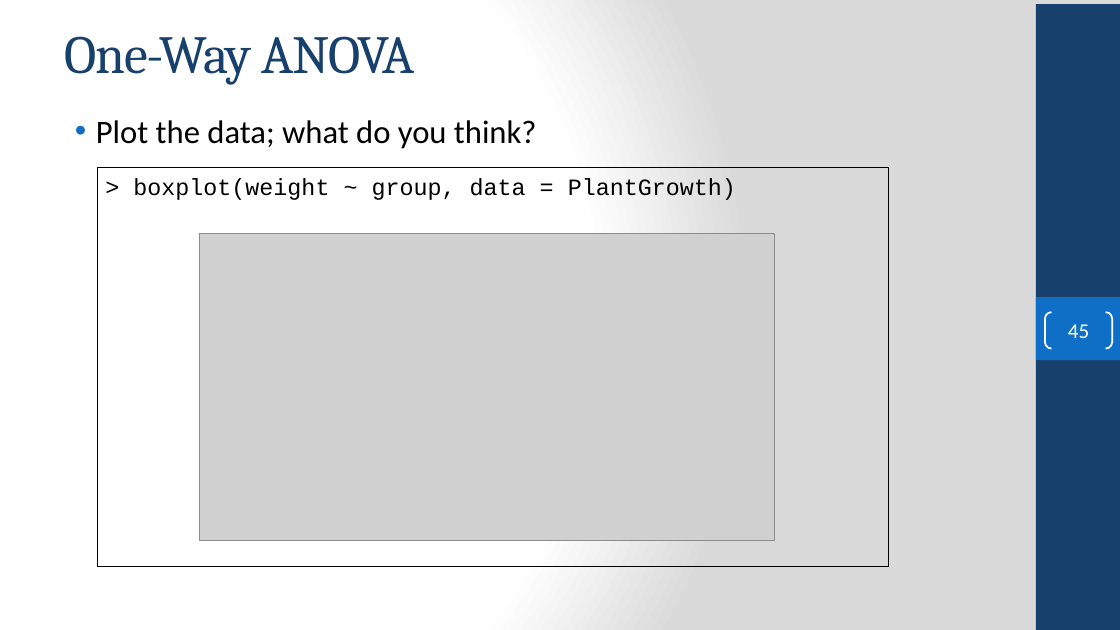
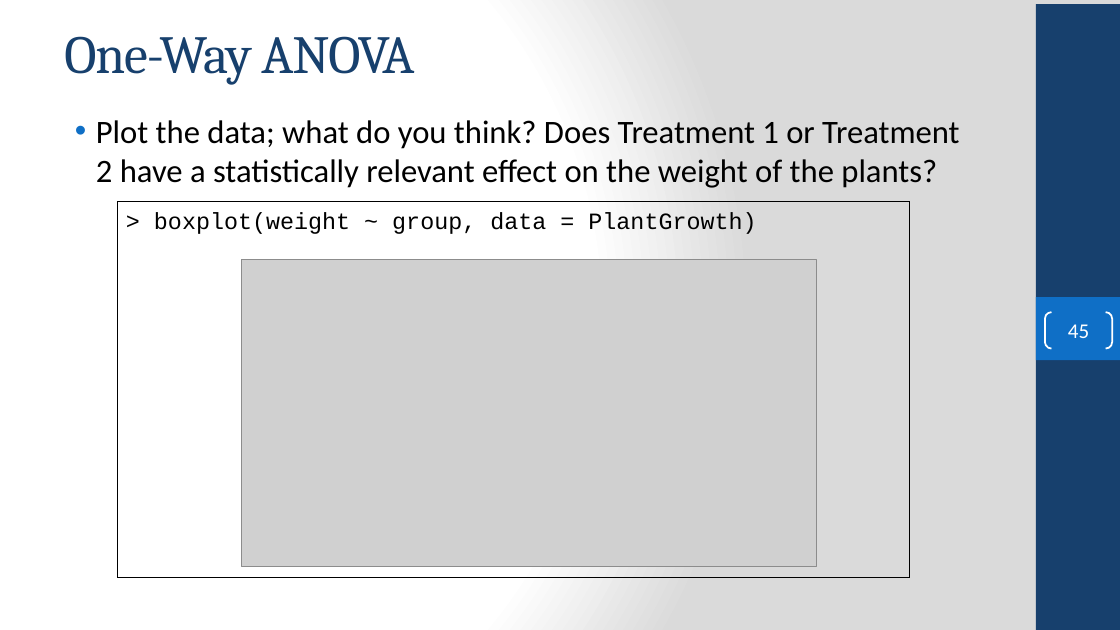
Before and after one commit to FSCJ-COP2073C/cop2073c-FullContent, a slide deck: slide 45 of slides/COP2073C-Module8.pptx. Drawn at 1120x630 pixels with LibreOffice and Linux fonts; fonts in the diff are those of the drawing; grey boxes stand for pictures; background and template pictures are left out. Boxes give left, top, right and bottom in pixels: in the first picture for what was removed or moved away, otherwise in the second. Text is boxed around its words. In the diff, an @@ line names an element or a change of style, - is before the commit and + after.

```diff
--- a/slides/COP2073C-Module8.pptx
+++ b/slides/COP2073C-Module8.pptx
@@ text at (x1=96, y1=120, x2=959, y2=188): text changed @@
-• Plot the data; what do you think?
+• Plot the data; what do you think? Does Treatment 1 or Treatment 2 have a statistically relevant effect on the weight of the plants?
@@ rectangle "> boxplot(weight ~ group, data ..." resized from (x1=97, y1=168, x2=889, y2=567) to (x1=118, y1=202, x2=909, y2=578) @@
@@ picture moved from (x1=199, y1=234, x2=775, y2=540) to (x1=241, y1=260, x2=817, y2=566) @@
```
Also in this commit, not shown: 4 other slides changed, 1 other file.
